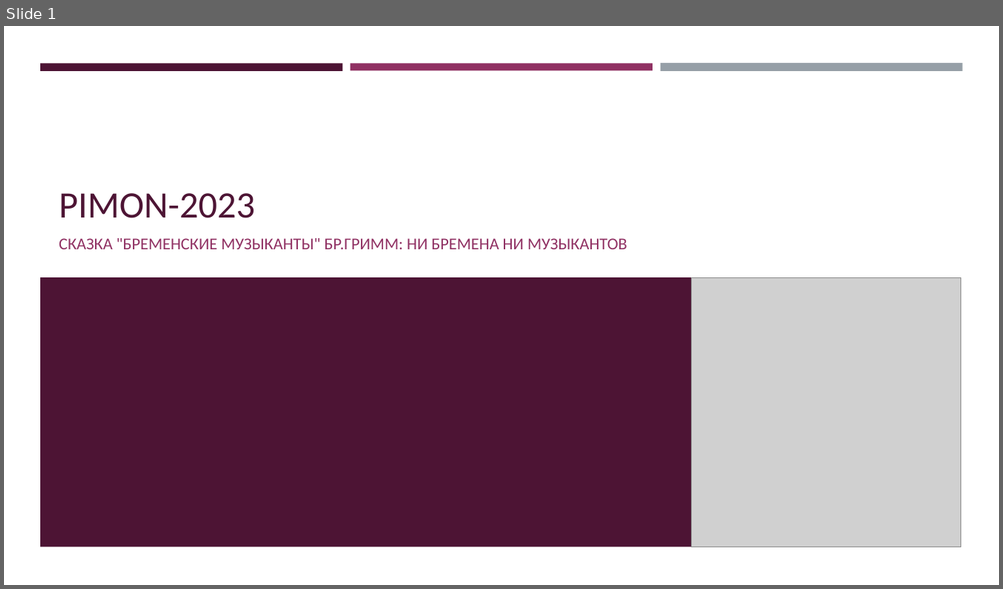
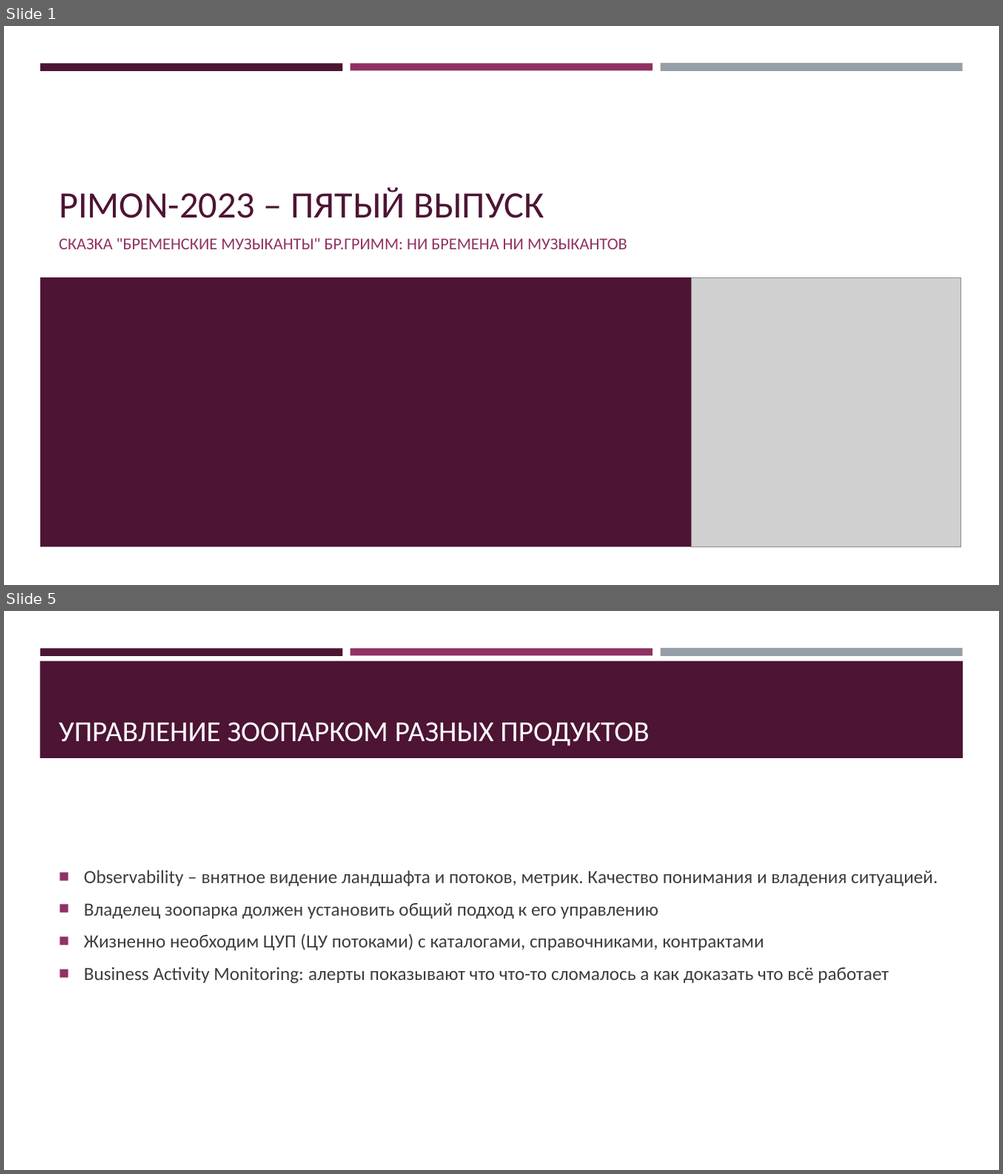
Before and after one commit to rsugio/PIMON, a slide deck: PIMON-2023/PIMON-2023.pptx. Shown one above the other, each under a label of ours: slide 1 before the commit, slides 1 and 5 after it; the slides between them are not shown. The pictures are 1003x589 and 1003x1174 pixels, drawn with LibreOffice and Linux fonts; fonts in the diff are those of the drawing; grey boxes stand for pictures. Boxes give left, top, right and bottom in pixels: in the first picture for what was removed or moved away, otherwise in the second. Text is boxed around its words. In the diff, an @@ line names an element or a change of style, - is before the commit and + after.

Commit message:
PIMON-2023 первый день

```diff
--- a/PIMON-2023/PIMON-2023.pptx
+++ b/PIMON-2023/PIMON-2023.pptx
@@ slide 5 added at <box>4,611,999,1170</box>, background #FFFFFF; not listed: 3 template elements that a slide beside it also shows @@
@@ rectangle added at <box>40,661,963,758</box>, fill #4D1434 @@
@@ title added at <box>59,722,649,746</box>, 28 pt, text #FFFFFF @@
+УПРАВЛЕНИЕ ЗООПАРКОМ РАЗНЫХ ПРОДУКТОВ
@@ text added at <box>84,870,937,984</box>, 18 pt, text #3D3D3D @@
+■ Observability – внятное видение ландшафта и потоков, метрик. Качество понимания и владения ситуацией.
+■ Владелец зоопарка должен установить общий подход к его управлению
+■ Жизненно необходим ЦУП (ЦУ потоками) с каталогами, справочниками, контрактами
+■ Business Activity Monitoring: алерты показывают что что-то сломалось а как доказать что всё работает
@@ slide 1 changed as well @@
@@ title at <box>59,187,544,218</box>: text changed @@
-PIMON-2023
+PIMON-2023 – ПЯТЫЙ ВЫПУСК
```
Also in this commit, not shown: 2 other slides changed, 2 other slides added, 8 other files.
